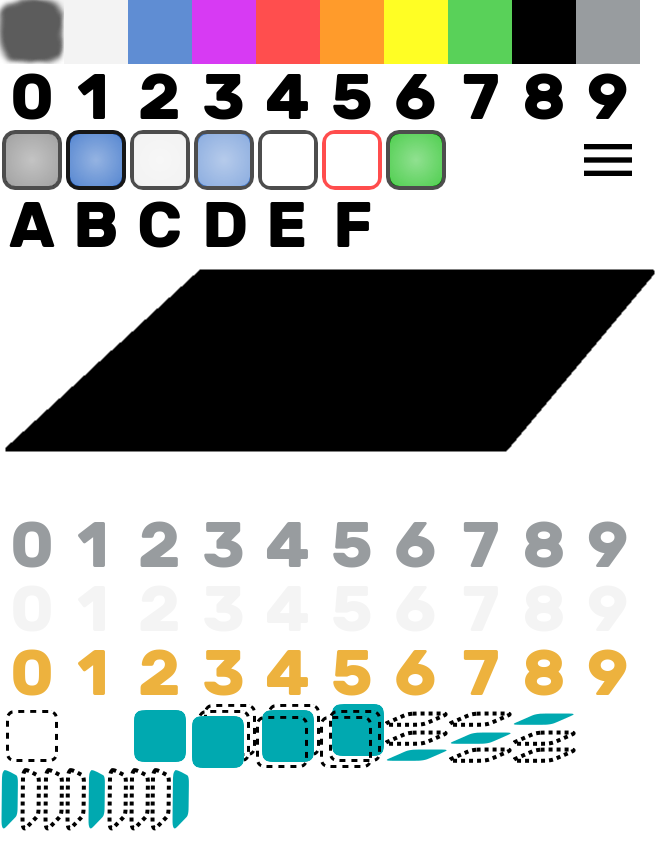
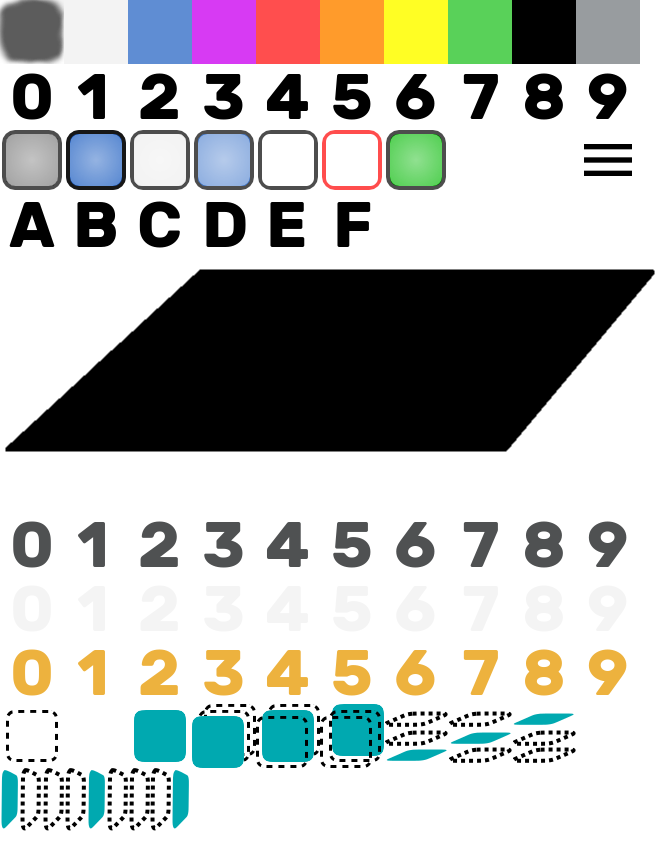
Before/after of a 669px x 848px layered artwork. What changed in the layer stack:
painted on "gray numbers" over [13, 521, 627, 568]
